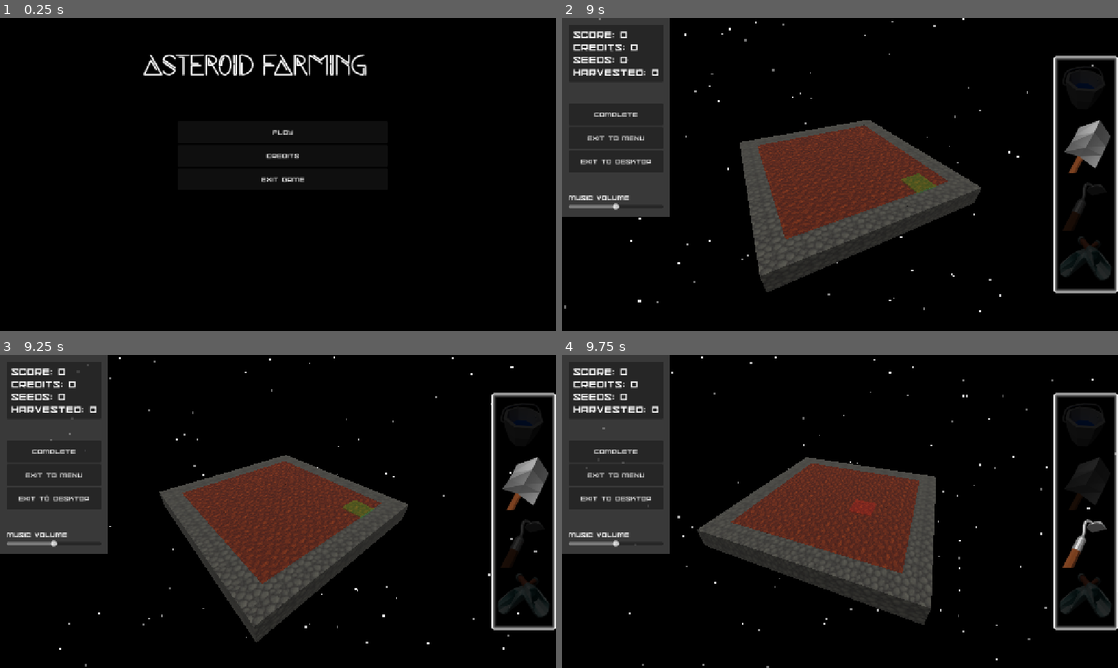
Above: before the commit, frames 1-4 (two rows, left to right).
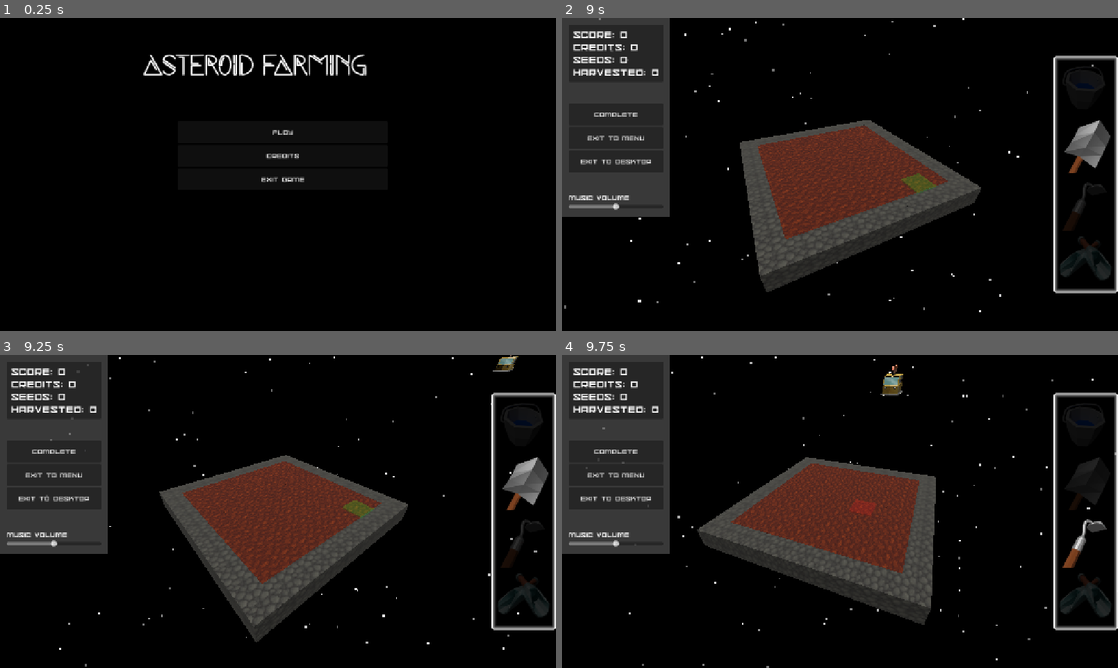
Above: after the commit, the same moments.

Repository: 100-Devs-1-Game/AsteroidFarming
Game: Godot game, scene res://scenes/rootscene.tscn
Two runs of this game, one before a commit and one after it. Both use one fixed random seed, a clock stepped at 60 frames per second and the inputs below.
Inputs (mouse positions are in pixels of both pictures, inside the frame that each line leads up to):
- Up to frame 1 (0.25 s): no input
- Up to frame 2 (9 s): click "Play" at 0.5 s; click "Complete" at 1.25 s; click (1084, 86) at 2 s; click (1084, 146) at 2.75 s; click (1084, 202) at 3.5 s; click (1084, 262) at 4.25 s; tap Enter at 5 s; move the mouse to (962, 158) at 5.02 s; hold D (move_right) 5.03-5.78 s; tap F (change_tool) at 5.1, 7.35 s; click (962, 158) at 5.17 s; move the mouse to (728, 190) at 5.77 s; hold A (move_left) 5.78-6.53 s; click (728, 190) at 5.85 s; move the mouse to (895, 105) at 6.52 s; hold Shift (shift) 6.53-7.28 s; hold D (move_right) 6.53-8.03 s; move the mouse to (812, 237) at 7.27 s; click (812, 237) at 7.42 s; move the mouse to (1006, 221) at 8.02 s; hold A (move_left) from 8.03 s (still down); click (1006, 221) at 8.1 s; move the mouse to (673, 127) at 8.77 s; tap Shift (shift) at 8.85 s
- Up to frame 3 (9.25 s): keep holding A (move_left)
- Up to frame 4 (9.75 s): keep holding A (move_left); move the mouse to (867, 511) at 9.52 s; tap F (change_tool) at 9.6 s; click (867, 511) at 9.67 s

Frames 1-2 are identical in both runs. In frame 3, 0.1% of the frame differs, in the area x 88-94%, y 0-6%; in frame 4, 0.2%, in the area x 57-62%, y 3-14%.

Commit message:
Spaceship update

Diff:
--- a/src/scenes/main.tscn
+++ b/src/scenes/main.tscn
@@ -8,6 +8,7 @@
 [ext_resource type="Environment" uid="uid://dol1vabg3lf3" path="res://assets/world_environment.tres" id="5_choun"]
 [ext_resource type="PackedScene" uid="uid://b30mmydhqq4xf" path="res://scenes/shop_ui.tscn" id="5_tipki"]
 [ext_resource type="PackedScene" uid="uid://1hnrcibjxx0j" path="res://scenes/starfield.tscn" id="6_ya4ey"]
+[ext_resource type="PackedScene" uid="uid://g82bjbhulk4f" path="res://scenes/space_ship.tscn" id="9_85g3d"]
 
 [sub_resource type="StandardMaterial3D" id="StandardMaterial3D_w2mt5"]
 transparency = 1
@@ -40,6 +41,31 @@
 [node name="ShopUI" parent="CanvasLayer" instance=ExtResource("5_tipki")]
 visible = false
 
+[node name="SpaceShipStuff" type="Node3D" parent="."]
+
+[node name="Spaceship" parent="SpaceShipStuff" instance=ExtResource("9_85g3d")]
+unique_name_in_owner = true
+transform = Transform3D(0.99999994, 0, 0, 0, 1, 0, 0, 0, 0.99999994, -6.918195, 2.1641774, 1.8044796)
+visible = false
+
+[node name="Spaceship Spawn" type="Marker3D" parent="SpaceShipStuff"]
+unique_name_in_owner = true
+transform = Transform3D(-0.5901971, 0, 0.80725914, 0, 1, 0, -0.80725914, 0, -0.5901971, -349.2934, 26.358707, 1.8044796)
+
+[node name="Spaceship Despawn" type="Marker3D" parent="SpaceShipStuff"]
+unique_name_in_owner = true
+transform = Transform3D(-0.5901971, 0, 0.80725914, 0, 1, 0, -0.80725914, 0, -0.5901971, 260.42914, 26.358707, 1.8044796)
+
+[node name="Spaceship Docking" type="Marker3D" parent="SpaceShipStuff"]
+unique_name_in_owner = true
+transform = Transform3D(-0.5901971, 0, 0.80725914, 0, 1, 0, -0.80725914, 0, -0.5901971, -6.918195, 2.1641774, 1.8044796)
+
+[node name="Spaceship Cooldown" type="Timer" parent="SpaceShipStuff"]
+unique_name_in_owner = true
+wait_time = 5.0
+one_shot = true
+autostart = true
+
 [node name="camera pivot" type="Node3D" parent="."]
 script = ExtResource("4_85g3d")
 
@@ -55,3 +81,6 @@
 
 [node name="Starfield" parent="." instance=ExtResource("6_ya4ey")]
 lifetime = 100000.0
+
+[connection signal="closed" from="CanvasLayer/ShopUI" to="." method="_on_shop_ui_closed"]
+[connection signal="timeout" from="SpaceShipStuff/Spaceship Cooldown" to="." method="_on_spaceship_cooldown_timeout"]
--- a/src/scenes/shop_ui.gd
+++ b/src/scenes/shop_ui.gd
@@ -1,5 +1,7 @@
 class_name Shop
 extends PanelContainer
+
+signal closed
 
 const SEED_PRICE= 10
 
@@ -19,6 +21,7 @@
 
 
 func open():
+	show()
 	EventManager.sell_harvest.emit()
 
 
@@ -38,3 +41,8 @@
 
 func on_harvest_sold(harvest: int):
 	label_sold.text = "Sold %dX" % harvest
+
+
+func _on_button_close_pressed() -> void:
+	hide()
+	closed.emit()
--- a/src/scenes/shop_ui.tscn
+++ b/src/scenes/shop_ui.tscn
@@ -127,6 +127,14 @@
 label_settings = SubResource("LabelSettings_crtus")
 horizontal_alignment = 1
 
+[node name="Button Close" type="Button" parent="MarginContainer/VBoxContainer"]
+unique_name_in_owner = true
+custom_minimum_size = Vector2(50, 0)
+layout_mode = 2
+theme_override_fonts/font = ExtResource("1_fs6yy")
+text = "CLOSE"
+
 [connection signal="pressed" from="MarginContainer/VBoxContainer/HBoxContainer2/Button Buy1" to="." method="buy" binds= [1]]
 [connection signal="pressed" from="MarginContainer/VBoxContainer/HBoxContainer2/Button Buy5" to="." method="buy" binds= [5]]
 [connection signal="pressed" from="MarginContainer/VBoxContainer/HBoxContainer2/Button Buy10" to="." method="buy" binds= [10]]
+[connection signal="pressed" from="MarginContainer/VBoxContainer/Button Close" to="." method="_on_button_close_pressed"]
--- /dev/null
+++ b/src/scenes/space_ship.gd
@@ -0,0 +1,15 @@
+extends Node3D
+
+var prev_pos: Vector3
+var dir: Vector3
+
+
+func _physics_process(delta: float) -> void:
+	var vec:= global_position - prev_pos
+	if not vec.is_zero_approx():
+		dir= vec.normalized()
+
+	if dir.length() > delta:
+		look_at(position - dir)
+
+	prev_pos = global_position
--- /dev/null
+++ b/src/scenes/space_ship.tscn
@@ -0,0 +1,7 @@
+[gd_scene load_steps=3 format=3 uid="uid://g82bjbhulk4f"]
+
+[ext_resource type="PackedScene" uid="uid://64l1v7j0xu5b" path="res://assets/models/AsteroidTraderShipCombined.glb" id="1_dp8cb"]
+[ext_resource type="Script" uid="uid://bfs11mvvcybky" path="res://scenes/space_ship.gd" id="2_bt5oy"]
+
+[node name="Spaceship" instance=ExtResource("1_dp8cb")]
+script = ExtResource("2_bt5oy")
--- a/src/scripts/main.gd
+++ b/src/scripts/main.gd
@@ -1,20 +1,4 @@
 extends Node3D
-
-const SIDES = [Vector3i.LEFT, Vector3i.FORWARD, Vector3i.RIGHT, Vector3i.BACK]
-
-@onready var cam: Camera3D = $"camera pivot/cam"
-@onready var farmland: GridMap = $Farmland
-@onready var overlay: MeshInstance3D = $Farmland/overlay
-
-const TargetPlane = Plane.PLANE_XZ
-
-@onready var uilayer: CanvasLayer = $CanvasLayer
-@onready var game_menu: Control = $"CanvasLayer/Game Menu"
-
-const PLANT_TIME = 6.0
-const VIRUS_SPREAD_CHANCE = 10.0
-var DECAYTIME = 20.0
-var plants: Dictionary[Vector3i, float] = {}
 
 enum TOOLS {
 	Bucket = 0,
@@ -22,7 +6,6 @@
 	Hoe = 2,
 	Collector = 3
 }
-var active_tool: TOOLS = TOOLS.Bucket
 enum BLOCKS {
 	Stone = 0,
 	Dirt = 1,
@@ -32,6 +15,29 @@
 	WheatEnd = 5,
 	Virus = 6
 }
+
+const SIDES = [Vector3i.LEFT, Vector3i.FORWARD, Vector3i.RIGHT, Vector3i.BACK]
+const TargetPlane = Plane.PLANE_XZ
+const PLANT_TIME = 6.0
+const VIRUS_SPREAD_CHANCE = 10.0
+
+@onready var cam: Camera3D = $"camera pivot/cam"
+@onready var farmland: GridMap = $Farmland
+@onready var overlay: MeshInstance3D = $Farmland/overlay
+@onready var uilayer: CanvasLayer = $CanvasLayer
+@onready var game_menu: Control = $"CanvasLayer/Game Menu"
+@onready var spaceship: Node3D = %Spaceship
+@onready var spaceship_spawn: Marker3D = %"Spaceship Spawn"
+@onready var spaceship_despawn: Marker3D = %"Spaceship Despawn"
+@onready var spaceship_docking: Marker3D = %"Spaceship Docking"
+@onready var spaceship_cooldown: Timer = %"Spaceship Cooldown"
+@onready var shop: Shop = $CanvasLayer/ShopUI
+
+var DECAYTIME = 20.0
+var plants: Dictionary[Vector3i, float] = {}
+var active_tool: TOOLS = TOOLS.Bucket
+var spaceship_tween: Tween
+
 
 func _unhandled_input(_event: InputEvent) -> void:
 	#Step 1, get target tile.
@@ -144,3 +150,17 @@
 	visible = !is_processing()
 	uilayer.visible = !is_processing()
 	set_process(!is_processing())
+
+
+func _on_spaceship_cooldown_timeout() -> void:
+	spaceship.position = spaceship_spawn.position
+	spaceship.show()
+	spaceship_tween= create_tween()
+	spaceship_tween.tween_property(spaceship, "position", spaceship_docking.position, 5.0).set_ease(Tween.EASE_OUT)
+	spaceship_tween.tween_callback(shop.open)
+
+
+func _on_shop_ui_closed() -> void:
+	spaceship_tween= create_tween()
+	spaceship_tween.tween_property(spaceship, "position", spaceship_despawn.position, 10.0).set_ease(Tween.EASE_IN)
+	spaceship_tween.tween_callback(spaceship_cooldown.start)
Binary file added: src/assets/models/AsteroidTraderShipCombined.glb
Not shown, added: src/assets/models/AsteroidTraderShipCombined.glb.import
Binary file added: src/assets/models/AsteroidTraderShipCombined_albedo3.png
Not shown, added: src/assets/models/AsteroidTraderShipCombined_albedo3.png.import
Not shown: 1 places in src/scenes/main.tscn that only renumber resources
Not shown, added: src/scenes/space_ship.gd.uid
